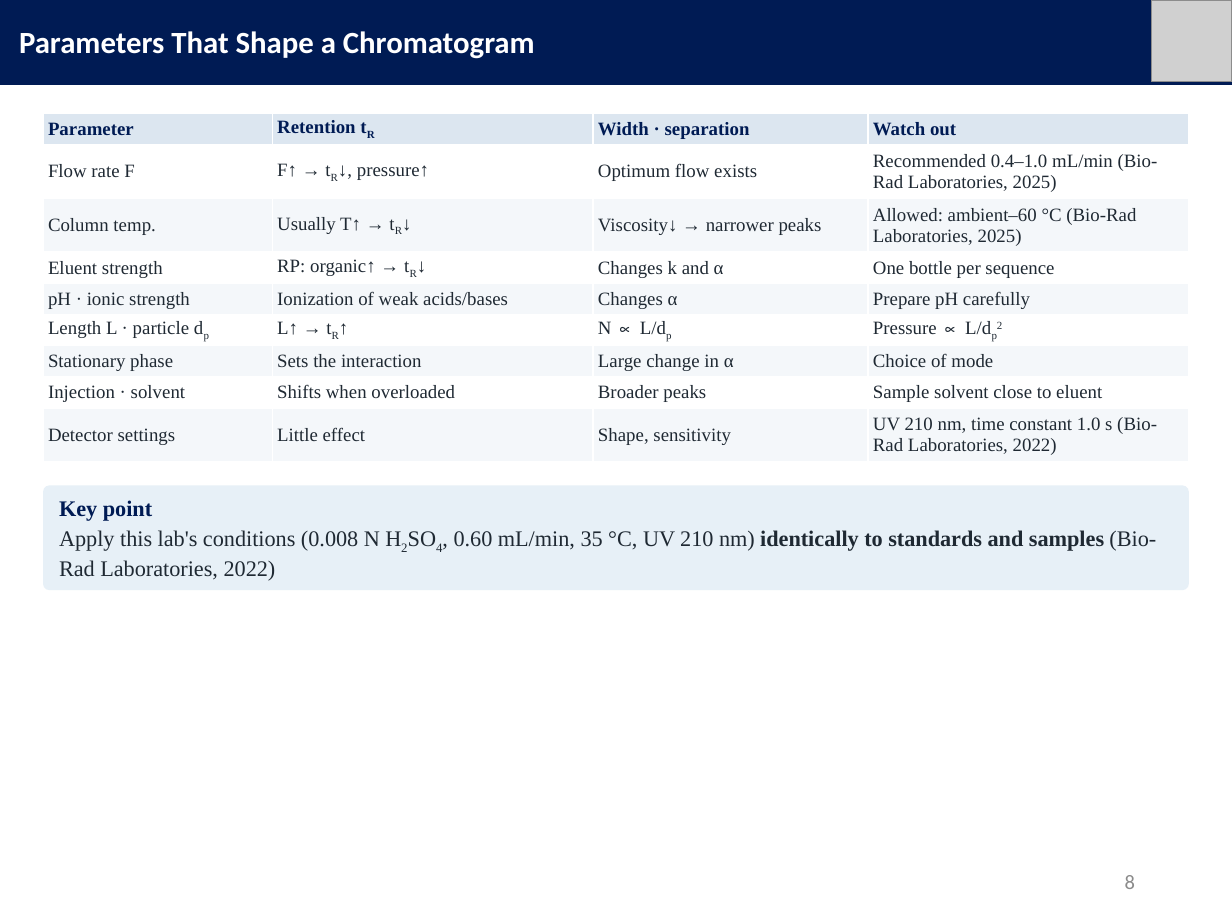
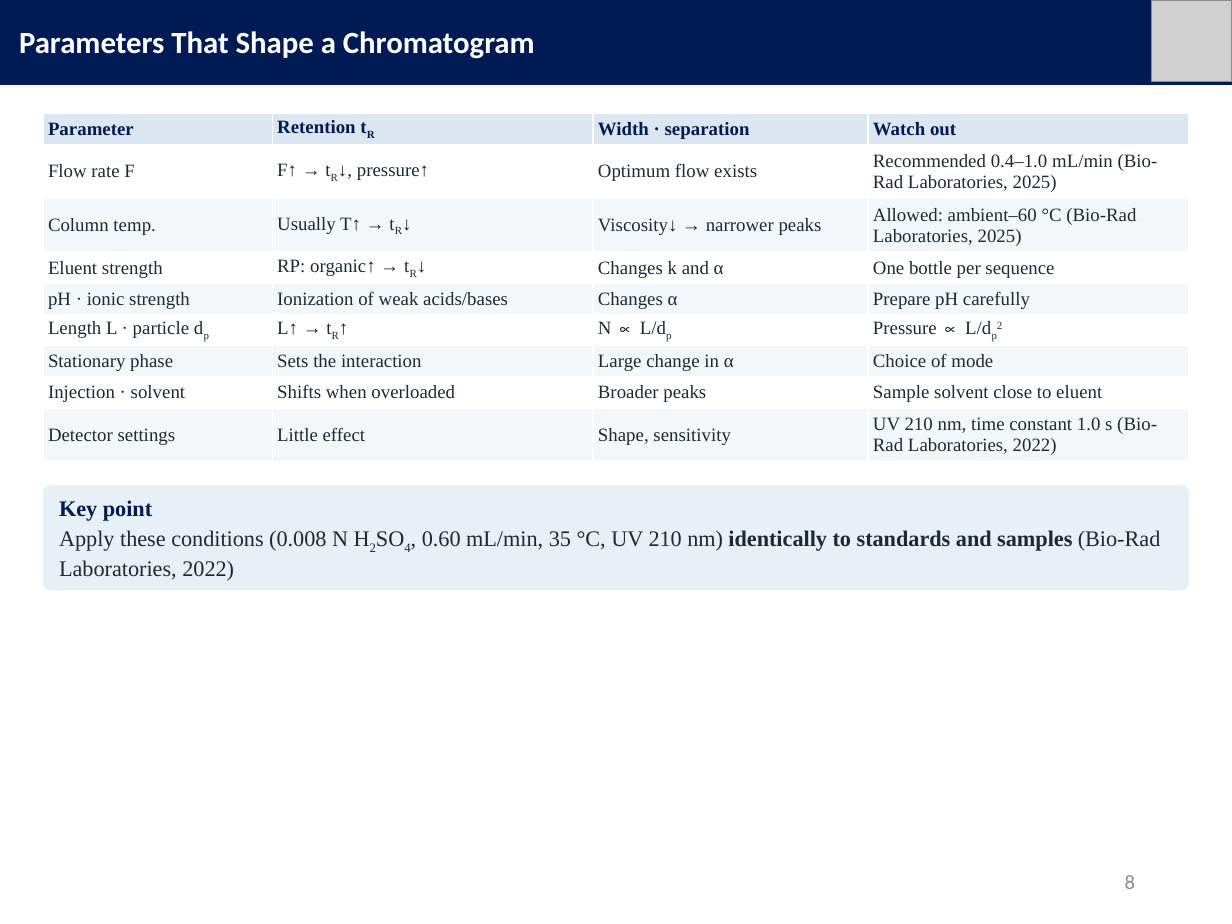
Before and after one commit to mingyu221/office, a slide deck: slide 8 of HPLC_formate_slides_EN.pptx. Drawn at 1232x924 pixels with LibreOffice and Linux fonts; fonts in the diff are those of the drawing; grey boxes stand for pictures. Boxes give left, top, right and bottom in pixels: in the first picture for what was removed or moved away, otherwise in the second. Text is boxed around its words. In the diff, an @@ line names an element or a change of style, - is before the commit and + after.

```diff
--- a/HPLC_formate_slides_EN.pptx
+++ b/HPLC_formate_slides_EN.pptx
@@ text at <box>59,530,1161,581</box>: text changed @@
-Apply this lab's conditions (0.008 N H2SO4, 0.60 mL/min, 35 °C, UV 210 nm) identically to standards and samples (Bio-Rad Laboratories, 2022)
+Apply these conditions (0.008 N H2SO4, 0.60 mL/min, 35 °C, UV 210 nm) identically to standards and samples (Bio-Rad Laboratories, 2022)
```
Also in this commit, not shown: 2 other slides changed, 1 other file.
